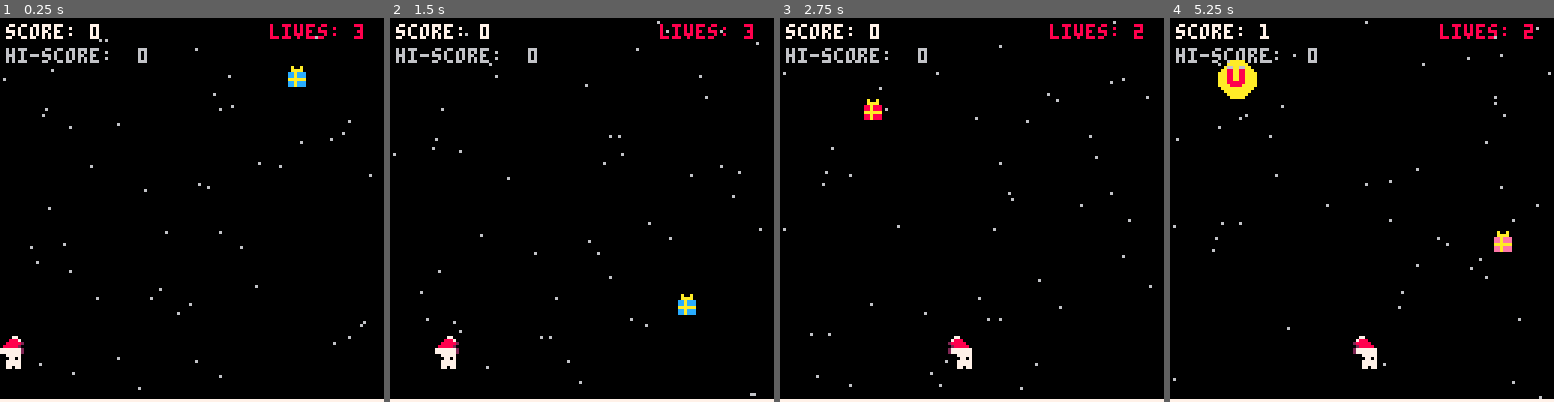
Above: before the commit, frames 1-4 (left to right).
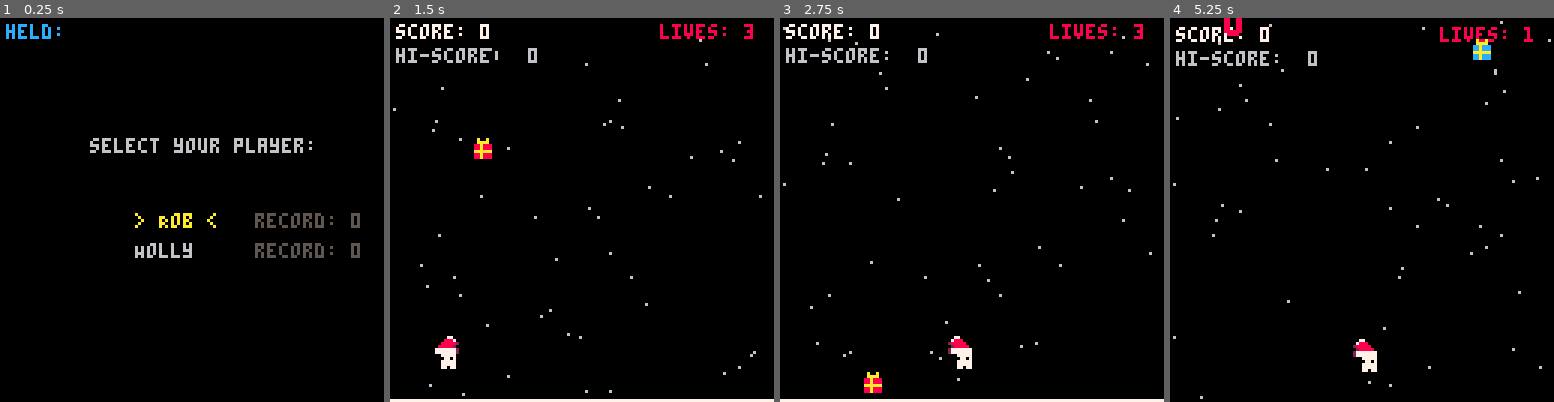
Above: after the commit, the same moments.

Repository: rodoherty1/my-game
Game: PICO-8 cartridge my_game.p8
Same seed, same stepped clock (60 frames per second), same inputs: the game is played once before the commit and once after it.
Inputs (mouse positions are in pixels of both pictures, inside the frame that each line leads up to):
- Up to frame 1 (0.25 s): no input
- Up to frame 2 (1.5 s): tap X (X key) at 0.33, 1.07 s; click (670, 121) at 0.67 s; tap O (Z key) at 0.7 s; click (436, 267) at 1.22 s
- Up to frame 3 (2.75 s): hold Right 1.6-2.1 s; tap O (Z key) at 1.7, 2.1, 2.5 s; click (887, 114) at 1.77 s; tap X (X key) at 1.85 s; hold Up 2.15-2.42 s; click (952, 259) at 2.32 s; hold Right from 2.47 s (still down)
- Up to frame 4 (5.25 s): click (1404, 106) at 2.87 s; tap O (Z key) every 0.4 s from 2.9 to 4.9 s; tap X (X key) at 2.97, 4.08, 5.2 s; release Right at 3.03 s; hold Left 3.08-3.58 s; click (1465, 256) at 3.42 s; hold Down 3.63-3.97 s; click (1231, 102) at 3.97 s; hold Right 4.02-4.68 s; click (1292, 248) at 4.52 s; hold Up 4.73-5.03 s; click (1354, 94) at 5.07 s; hold Left from 5.08 s (still down)

The runs differ from the first frame. In frame 1, 5.3% of the frame differs, in the area x 0-100%, y 1-100%; in frame 2, 1.0%; in frame 3, 1.0%; in frame 4, 4.2%.

Commit message:
Title screen kinda working.  Bugs remain

Diff:
--- a/my-game/code.lua
+++ b/my-game/code.lua
@@ -10,10 +10,32 @@
 
 -- Initialization functions for game setup
 
-function load_hiscore()
-    -- load the high score from memory (slot 0)
-    -- if it's the first time playing, it will be 0
-    hi_score = dget(0)
+
+-- Add to the top of your code
+ID_PLAYER1, ID_PLAYER2, ID_PLAYER3 = 1, 2, 3
+
+function init_profiles()
+    profiles = {
+        { name = "Rob", hi = 0 },
+        { name = "Holly", hi = 0 }
+    }
+    -- This index tracks who is currently playing
+    current_profile_idx = 1
+end
+
+function load_all_scores()
+    for i=1,#profiles do
+        -- Profile 1 uses slot 0, Profile 2 uses slot 1, etc.
+        profiles[i].hi = dget(i-1)
+    end
+end
+
+function save_current_score()
+    local p = profiles[current_profile_idx]
+    if score > p.hi then
+        p.hi = score
+        dset(current_profile_idx - 1, p.hi)
+    end
 end
 
 function enable_trackpad()
@@ -25,13 +47,11 @@
     return gift_colors[flr(rnd(#gift_colors)) + 1]
 end
 
-function init_hud()
-    -- game state variables
-    score = 0
-    lives = 3
-end
-
 function init_player()
+
+    player_sprite = 1
+    hat_sprite = 3
+
     -- game state variables
     player_x = 60
     -- player horizontal position
@@ -46,25 +66,24 @@
 function init_bonuses()
     -- Bonus type definitions (static metadata)
     bonuses = {
-        { spr = 14, name = "magnet", range = 40, duration = 300 }
+        { spr = 14, type = BONUS_TYPE.MAGNET, range = 40, duration = 300 },
+        { spr = 15, type = BONUS_TYPE.FREEZE, duration = 300 }
     }
 
     -- Runtime state for active effects
     active_effects = {
-        magnet = { active = false, timer = 0 }
+        magnet = { active = false, timer = 0 },
+        freeze = { active = false, timer = 0 }
+    }
+
+    bonus_actions = {
+        [BONUS_TYPE.MAGNET] = activate_magnet_bonus,
+        [BONUS_TYPE.FREEZE] = activate_freeze_bonus
     }
 
     -- We'll store the active bonus falling object here
     current_bonus = nil
 end
-
--- function spawn_gift()
---     gift_x = flr(rnd(120))
---     gift_y = -10
-
---     -- pick a random bonus from our list
---     current_bonus = bonuses[flr(rnd(#bonuses)) + 1]
--- end
 
 function initialise_snow()
     snow_height = 0
@@ -83,7 +102,7 @@
 
 function initialise_gift_variables()
     -- 12 (Blue), 14 (Pink), 11 (Green), or 8 (Red)
-    gift_colors = { 12, 14, 11, 8 }
+    gift_colors = { COLOURS.BLUE, COLOURS.PINK, COLOURS.LIGHT_GREEN, COLOURS.RED }
     -- Pick a random color for the box:
     gift_colour = select_new_gift_color()
 
@@ -97,37 +116,37 @@
     gift_sprite = 4
 end
 
+function init_constants()
+    -- constants
+    BONUS_TYPE = { MAGNET=1, FREEZE=2 }
+
+    COLOURS = { LIGHT_GREY=6, WHITE=7, RED=8, GOLD=10, LIGHT_GREEN=11, BLUE=12 }
+
+    GAME_MODES = { PLAY=0, GAMEOVER=1, TITLE_SCREEN=2 }
+end
+
+function enable_title_screen()
+    current_game_mode = GAME_MODES.TITLE_SCREEN
+end
+
 function _init()
     -- use a unique name for your game
     cartdata("santa_catcher_2025")
-
-    load_hiscore()
+    init_constants()
+    init_profiles()
+    enable_title_screen()
+
+    load_all_scores()
     enable_trackpad()
+    initialise_gift_variables()
 
     init_bonuses()
 
     camera_shake_amount = 0
 
-
-    -- Which screen are we on?
-    main_play_mode = 0
-    game_over_mode = 1
-    game_mode = main_play_mode
-    -- 0: playing, 1: game over
-
     init_player()
 
-    init_hud()
-
-    -- this will store our "speed"
-    dx = 0
-
-    player_sprite = 1
-    hat_sprite = 3
-
-    initialise_gift_variables()
-
-    initialise_snow()
+
 end
 
 
@@ -167,19 +186,19 @@
 
 function draw_hud()
     -- draw score and lives
-    print("score: " .. score, 2, 2, 7)
-    print("hi-score:  " .. hi_score, 2, 10, 6)
+    print("score: " .. score, 2, 2, COLOURS.WHITE)
+    print("hi-score:  " .. hi_score, 2, 10, COLOURS.LIGHT_GREY)
     -- using light gray for the record
-    print("lives: " .. lives, 90, 2, 8)
+    print("lives: " .. lives, 90, 2, COLOURS.RED)
 end
 
 function draw_gift()
     -- draw gift (sprite 2)
     -- 1. Swap Color 8 (Red) for this gift's specific color
-    pal(8, gift_colour)
+    pal(COLOURS.RED, gift_colour)
 
     -- 2. Swap Color 7 (White) for Color 10 (Yellow) to make a gold ribbon
-    pal(7, 10)
+    pal(COLOURS.WHITE, COLOURS.GOLD)
     spr(gift_sprite, gift_x, gift_y)
     -- 4. RESET the palette so nothing else is affected!
     pal()
@@ -220,8 +239,8 @@
         -- draw a pulsing circle
         -- circ(x, y, radius, color)
         local pulse = 2 + sin(time()) * 2
-        local magnet_range = bonuses[1].range
-        circ(player_x + 4, player_y + 4, magnet_range + pulse, 12)
+        local magnet_range = bonuses[BONUS_TYPE.MAGNET].range
+        circ(player_x + 4, player_y + 4, magnet_range + pulse, COLOURS.BLUE)
     end
 end
 
@@ -230,8 +249,8 @@
         local wave = sin(current_bonus.t) * 2
 
         -- Draw a pulsing yellow circle (Color 10) behind it
-        local pulse = 1 + sin(time() * 2)
-        circfill(current_bonus.x + wave + 4, current_bonus.y + 4, 5 + pulse, 10)
+        -- local pulse = 1 + sin(time() * 2)
+        -- circfill(current_bonus.x + wave + 4, current_bonus.y + 4, 5 + pulse, 10)
 
         -- Draw the symbol on top
         spr(current_bonus.sp, current_bonus.x + wave, current_bonus.y)
@@ -245,6 +264,14 @@
 end
 
 function draw_game_state()
+    local freezing = active_effects.freeze.active
+
+    if freezing then
+        -- Swap dark colors for blues/purples
+        pal(0, 1)  -- Black becomes Dark Blue
+        pal(6, 12) -- Gray snow becomes Light Blue
+    end
+
     cls(0)
     -- clear to black
 
@@ -256,11 +283,42 @@
     draw_fallen_snow()
 end
 
+
+function draw_title_screen()
+    cls(0)
+    print("select your player:", 30, 40, COLOURS.LIGHT_GREY)
+
+    for i=1,#profiles do
+        local color = COLOURS.LIGHT_GREY -- Default gray
+        local name_text = profiles[i].name
+
+        if i == current_profile_idx then
+            color = 10 -- Selected yellow
+            name_text = "> " .. name_text .. " <"
+        end
+
+        -- Center the text (roughly)
+        print(name_text, 45, 55 + (i * 10), color)
+        print("record: " .. profiles[i].hi, 85, 55 + (i * 10), 5)
+    end
+
+    debug_input()
+
+    local space_pressed = stat(30) and stat(31) == " "
+    local trackpad_clicked = stat(34) > 0
+
+    if (space_pressed or trackpad_clicked) then
+        start_game()
+    end
+
+end
+
+
 function draw_gameover_screen()
     -- Draw Game Over Screen
-    print("g a m e   o v e r", 40, 50, 7)
-    print("final score: " .. score, 42, 60, 12)
-    print("click to try again", 35, 80, 6)
+    print("g a m e   o v e r", 40, 50, COLOURS.WHITE)
+    print("final score: " .. score, 42, 60, COLOURS.BLUE)
+    print("click to try again", 35, 80, COLOURS.LIGHT_GREY)
 end
 
 function _draw()
@@ -269,11 +327,13 @@
     cls()
     -- clear screen
 
-    if game_mode == main_play_mode then
+    if current_game_mode == GAME_MODES.PLAY then
         draw_camera_shake()
         draw_game_state()
         reset_camera()
-    elseif game_mode == game_over_mode then
+    elseif current_game_mode == GAME_MODES.TITLE_SCREEN then
+        draw_title_screen()
+    elseif current_game_mode == GAME_MODES.GAMEOVER then
         draw_gameover_screen()
     end
 end
@@ -349,10 +409,15 @@
 
 
 function update_gift()
-    -- 2. move gift
-    gift_y += gift_spd
-
-    -- 3. check collision (catching the gift)
+
+    -- Calculate current time scale
+    local time_scale = 1.0
+    if (active_effects.freeze.active) time_scale = 0.4 -- 60% slower!
+
+    -- Use the scale here
+    gift_y += (gift_spd * time_scale)
+
+    -- Check collision (catching the gift)
     -- simple distance check: if gift is close to player
     if (abs(player_x - gift_x) < 8 and abs(player_y - gift_y) < 8) then
         score += 1
@@ -360,7 +425,7 @@
         reset_gift()
     end
 
-    -- 4. check miss (gift hit floor)
+    -- Check miss (gift hit floor)
     if (gift_y > 128) then
         gift_missed()
         sfx(1) -- play sound 1 for miss
@@ -371,7 +436,7 @@
 function check_game_over()
     -- 5. game over check
     if (lives < 0) then
-        game_mode = game_over_mode
+        current_game_mode = GAME_MODES.GAMEOVER
     end
 end
 
@@ -384,28 +449,40 @@
 -- ##     ## ##        ##     ## #########    ##    ##          ##     ## ##     ## ##  #### ##     ##       ##
 -- ##     ## ##        ##     ## ##     ##    ##    ##          ##     ## ##     ## ##   ### ##     ## ##    ##
  -- #######  ##        ########  ##     ##    ##    ########    ########   #######  ##    ##  #######   ######
+
 function update_magnet_effect()
     local magnet = active_effects.magnet
-
-    -- If magnet is active, count down
+    if not magnet.active then return end -- exit early if not active
+
+    -- count down timer
     if magnet.timer > 0 then
         magnet.timer -= 1
-        magnet.active = true
     else
         magnet.active = false
-    end
-
-    -- Pull the gift toward player if magnet is active
-    if magnet.active then
-        -- calculate distance on the X axis
-        local dx_dist = player_x - gift_x
-        local magnet_range = bonuses[1].range
-
-        -- if within range, move the gift toward the player
-        if abs(dx_dist) < magnet_range then
-            -- 0.1 is the 'pull strength'
-            gift_x += dx_dist * 0.1
-        end
+        return
+    end
+
+    -- center-to-center calculation
+    local p_center = player_x + 4
+    local g_center = gift_x + 4
+    local dx_dist = p_center - g_center
+
+    -- pull from the metadata to ensure consistency
+    local magnet_range = bonuses[BONUS_TYPE.MAGNET].range
+
+    if abs(dx_dist) < magnet_range then
+        -- move the gift toward the center
+        gift_x += dx_dist * 0.1
+    end
+end
+
+function update_freeze_effect()
+    local f = active_effects.freeze
+    if f.timer > 0 then
+        f.timer -= 1
+        f.active = true
+    else
+        f.active = false
     end
 end
 
@@ -419,7 +496,7 @@
         x = 10 + rnd(108),
         y = -10,
         sp = picked.spr,
-        type = picked.name,
+        type = picked.type,
         t = 0 -- We'll use this for the sin() waving movement
     }
 end
@@ -434,7 +511,9 @@
 
         -- Collision check
         if abs((current_bonus.x + wave) - player_x) < 8 and abs(current_bonus.y - player_y) < 8 then
-            apply_bonus(current_bonus.type)
+
+            sfx(3)
+            bonus_actions[current_bonus.type]()
             current_bonus = nil -- Remove after catching
         elseif current_bonus.y > 128 then
             current_bonus = nil -- Remove if missed
@@ -442,16 +521,6 @@
     end
 end
 
-function apply_bonus(type)
-    -- Play a "special" sound effect for bonuses
-    sfx(3)
-
-    if type == "magnet" then
-        -- Activate the magnet effect
-        active_effects.magnet.active = true
-        active_effects.magnet.timer = bonuses[1].duration
-    end
-end
 
 function update_snow_state()
     -- grow by a tiny decimal so it takes time
@@ -477,10 +546,22 @@
 -- ##     ## ##        ##     ## ##     ##    ##    ##          ##    ##  ##     ## ##     ## ##       ##    ##    ##    ##     ##    ##    ##
  -- #######  ##        ########  ##     ##    ##    ########     ######   ##     ## ##     ## ########  ######     ##    ##     ##    ##    ########
 
+function activate_magnet_bonus()
+    -- Activate the magnet effect
+    active_effects.magnet.active = true
+    active_effects.magnet.timer = bonuses[BONUS_TYPE.MAGNET].duration
+end
+
+function activate_freeze_bonus()
+    -- Activate the magnet effect
+    active_effects.freeze.active = true
+    active_effects.freeze.timer = bonuses[BONUS_TYPE.FREEZE].duration
+end
+
 function update_active_effects()
     -- Update all currently active effects
     update_magnet_effect()
-    -- Future: update_shield_effect(), update_speed_boost_effect(), etc.
+    update_freeze_effect()
 end
 
 function update_game_state()
@@ -503,25 +584,84 @@
     check_game_over()
 end
 
+-- Add this to the end of _draw()
+function debug_input()
+    -- Draw a black box so we can read the text
+    rectfill(0, 0, 127, 20, 0)
+
+    local debug_str = ""
+    -- Check buttons 0 to 5 (Left, Right, Up, Down, Z/Space, X)
+    for i=0,5 do
+        if (btn(i)) debug_str ..= i.." "
+    end
+
+    print("held: "..debug_str, 2, 2, 12)
+
+    local space_pressed = stat(30) and stat(31) == " "
+    if (space_pressed) print("space pressed!", 2, 10, 7)
+
+    local trackpad_clicked = stat(34) > 0
+    if (trackpad_clicked) print("trackpad clicked!", 2, 18, 7)
+end
+
+function update_title_screen()
+    -- Navigate the list
+    if (btnp(2)) current_profile_idx -= 1 -- Up
+    if (btnp(3)) current_profile_idx += 1 -- Down
+
+    -- Keep the selection within the list limits
+    if (current_profile_idx < 1) current_profile_idx = #profiles
+    if (current_profile_idx > #profiles) current_profile_idx = 1
+
+end
+
+
+function start_game()
+    -- Reset HUD and Game State
+    score = 0
+    lives = 3
+
+    -- this will store our "speed"
+    dx = 0
+
+    initialise_snow()
+
+    current_game_mode = GAME_MODES.PLAY
+
+    -- Reset the gift to the top
+    gift_spd = 2 -- Reset speed to base level
+    reset_gift()
+
+    -- Ensure all power-ups are off at start
+    active_effects.magnet.active = false
+    active_effects.magnet.timer = 0
+    active_effects.freeze.active = false
+    active_effects.freeze.timer = 0
+
+    -- Set the high score to the selected profile's record
+    hi_score = profiles[current_profile_idx].hi
+end
+
+
 function update_gameover_screen()
-    -- inside your 'game over' logic
-    if score > hi_score then
-        hi_score = score
-        dset(0, hi_score) -- this saves it to the permanent memory!
-    end
-
-    -- If Game Over, check for a button press to restart
+    -- Save the score for the CURRENT profile before leaving
+    save_current_score()
+
+    -- Check for button press/click to return to menu
     if btn(4) or btn(5) or stat(34) > 0 then
-        run() -- The easiest way to restart is just to re-run the cart!
+        current_game_mode = GAME_MODES.TITLE_SCREEN
     end
 end
 
 function _update()
-    if game_mode == main_play_mode then
+    print("update mode: " .. tostr(current_game_mode), 0, 0, 7)
+    if current_game_mode == GAME_MODES.PLAY then
         update_camera_shake()
         update_game_state()
-    elseif game_mode == game_over_mode then
+    elseif current_game_mode == GAME_MODES.GAME_OVER then
         update_gameover_screen()
+    elseif current_game_mode == GAME_MODES.TITLE_SCREEN then
+        update_title_screen()
     end
 end
 
--- a/my_game.p8
+++ b/my_game.p8
@@ -4,11 +4,11 @@
 #include my-game/code.lua
 
 __gfx__
-00000000000000000044440000007700007007000000000000000000000000000000000000000000000000000000000000000000000000000660066000000000
-00000000000777000444044000088870007777000000000000000000000000000000000000000000000000000000000000000000000000000880088006600660
-00700700007777704444444400888882088788800000000000000000000000000000000000000000000000000000000000000000000000000880088007800870
-00077000000770704044044408888820088788800000000000000000000000000000000000000000000000000000000000000000000000000880088008700880
-00077000007777704444440408888200077777700000000000000000000000000000000000000000000000000000000000000000000000000880088008800780
-00700700007777704444444477777772088788800000000000000000000000000000000000000000000000000000000000000000000000000888888008700870
-00000000007707700440444077777772088788800000000000000000000000000000000000000000000000000000000000000000000000000088880008887870
-00000000000000000044440000000000000000000000000000000000000000000000000000000000000000000000000000000000000000000000000000788700
+00000000000000000044440000007700007007000000000000000000000000000000000000000000000000000000000000000000000000000660066070700707
+00000000000777000444044000088870007777000000000000000000000000000000000000000000000000000000000000000000000000000880088007000070
+00700700007777704444444400888882088788800000000000000000000000000000000000000000000000000000000000000000000000000880088070700707
+00077000000770704044044408888820088788800000000000000000000000000000000000000000000000000000000000000000000000000880088000077000
+00077000007777704444440408888200077777700000000000000000000000000000000000000000000000000000000000000000000000000880088000077000
+00700700007777704444444477777772088788800000000000000000000000000000000000000000000000000000000000000000000000000888888070700707
+00000000007707700440444077777772088788800000000000000000000000000000000000000000000000000000000000000000000000000088880007000070
+00000000000000000044440000000000000000000000000000000000000000000000000000000000000000000000000000000000000000000000000070700707
